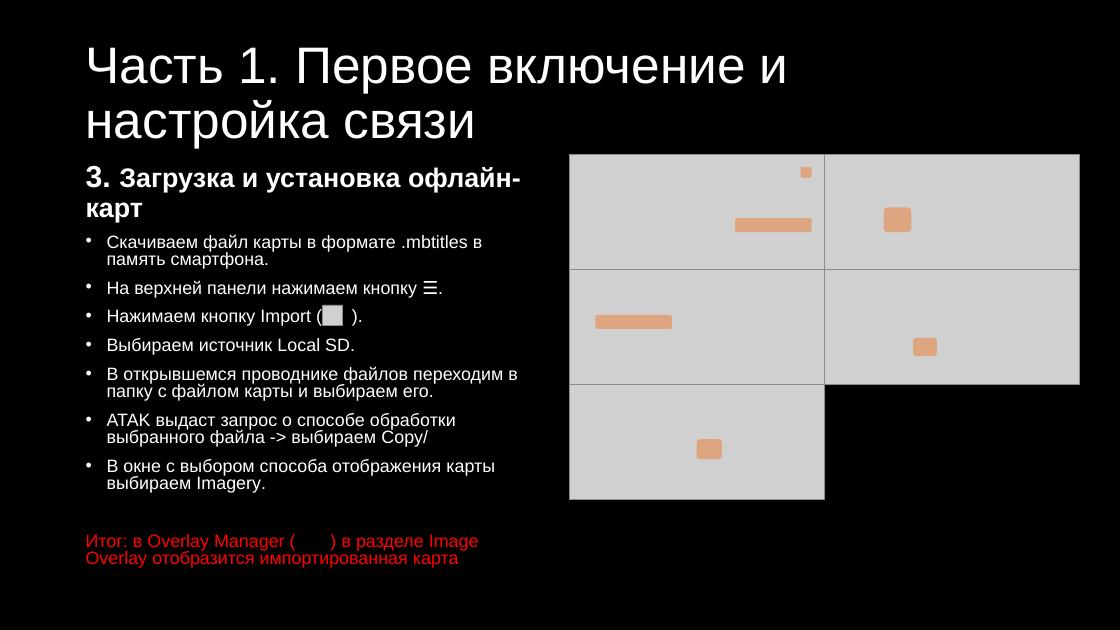
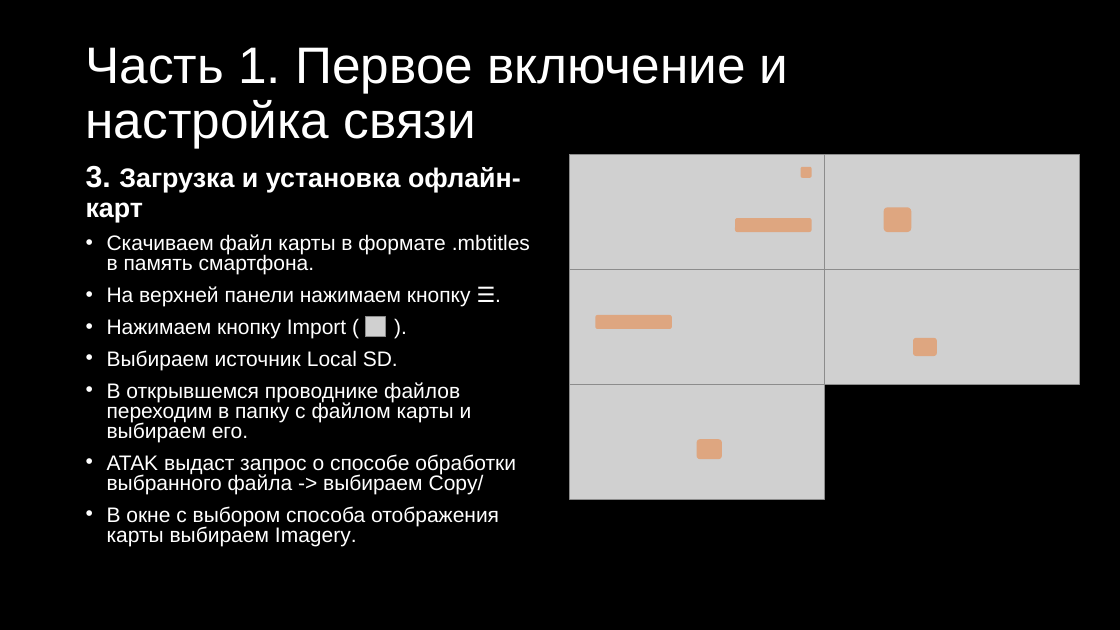
Before and after one commit to nvinogradov778-art/foxhound-dev, a slide deck: slide 7 of ATAK/atak.pptx. Drawn at 1120x630 pixels with LibreOffice and Linux fonts; fonts in the diff are those of the drawing; grey boxes stand for pictures. Boxes give left, top, right and bottom in pixels: in the first picture for what was removed or moved away, otherwise in the second. Text is boxed around its words. In the diff, an @@ line names an element or a change of style, - is before the commit and + after.

```diff
--- a/ATAK/atak.pptx
+++ b/ATAK/atak.pptx
@@ text "Скачиваем файл карты в формате ..." at [107,234,530,546]: size 15.3 to 18 pt @@
@@ picture: place and size @@
-picture at [322,305,342,325]
+picture at [365,317,386,337]
@@ text at [86,534,479,568]: paragraph removed @@
-Итог: в Overlay Manager ( ) в разделе Image Overlay отобразится импортированная карта
```
Also in this commit, not shown: 16 other files.
